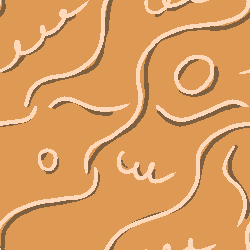
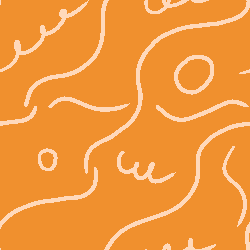
Before/after of a 250 x 250 layered artwork. What changed in the layer stack:
hid "Paint Layer 6" over [0, 0, 250, 250]
painted on "Paint Layer 5" (2nd of 2) over [0, 0, 250, 250]
